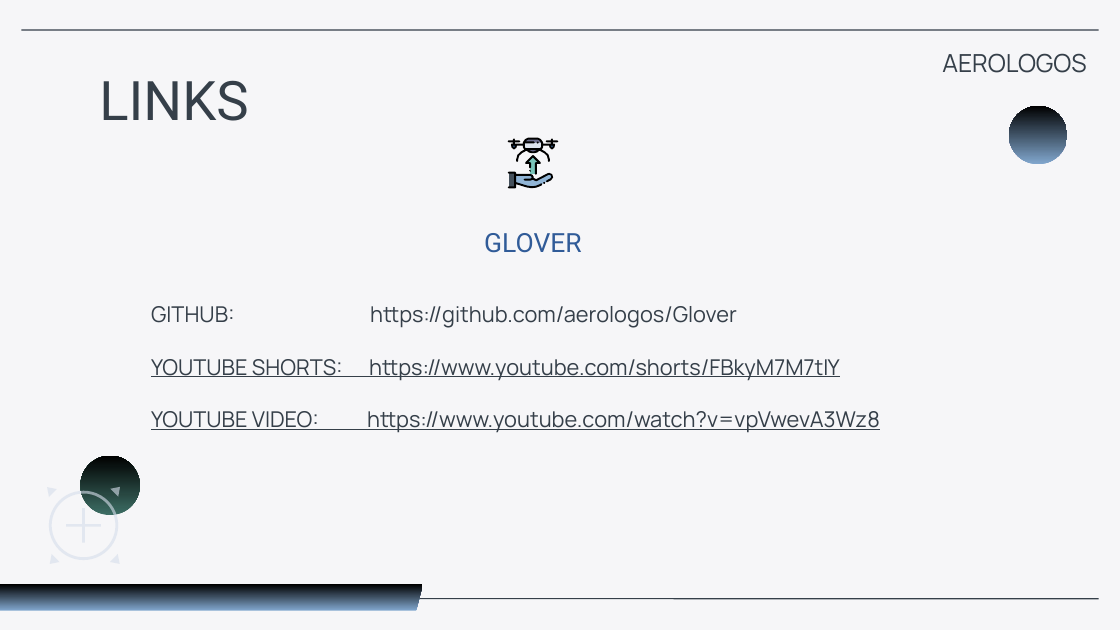
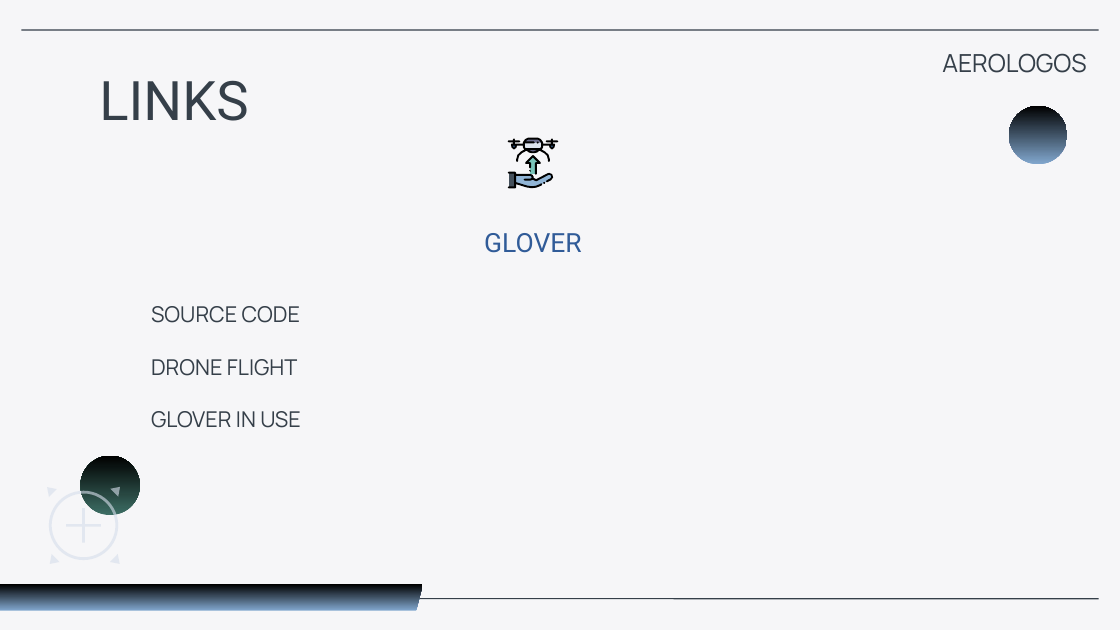
Before and after one commit to aerologos/GClover, a slide deck: slide 8 of schemas/Glover - the platform.odp. Drawn at 1120x630 pixels with LibreOffice and Linux fonts; fonts in the diff are those of the drawing. Boxes give left, top, right and bottom in pixels: in the first picture for what was removed or moved away, otherwise in the second. Text is boxed around its words. In the diff, an @@ line names an element or a change of style, - is before the commit and + after.

Commit message:
docs: solve links issues in presentation

```diff
--- a/schemas/Glover - the platform.odp
+++ b/schemas/Glover - the platform.odp
@@ subtitle at bbox=[151, 306, 301, 428]: text changed @@
-GITHUB: https://github.com/aerologos/Glover
-YOUTUBE SHORTS: https://www.youtube.com/shorts/FBkyM7M7tIY
-YOUTUBE VIDEO: https://www.youtube.com/watch?v=vpVwevA3Wz8
+SOURCE CODE
+DRONE FLIGHT
+GLOVER IN USE
```
Also in this commit, not shown: 1 other file.
